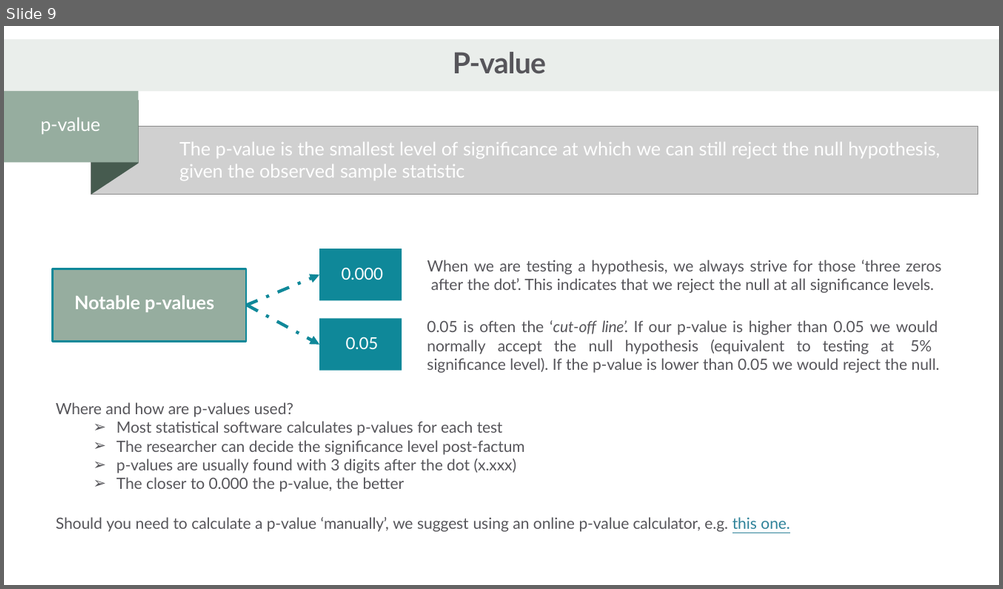
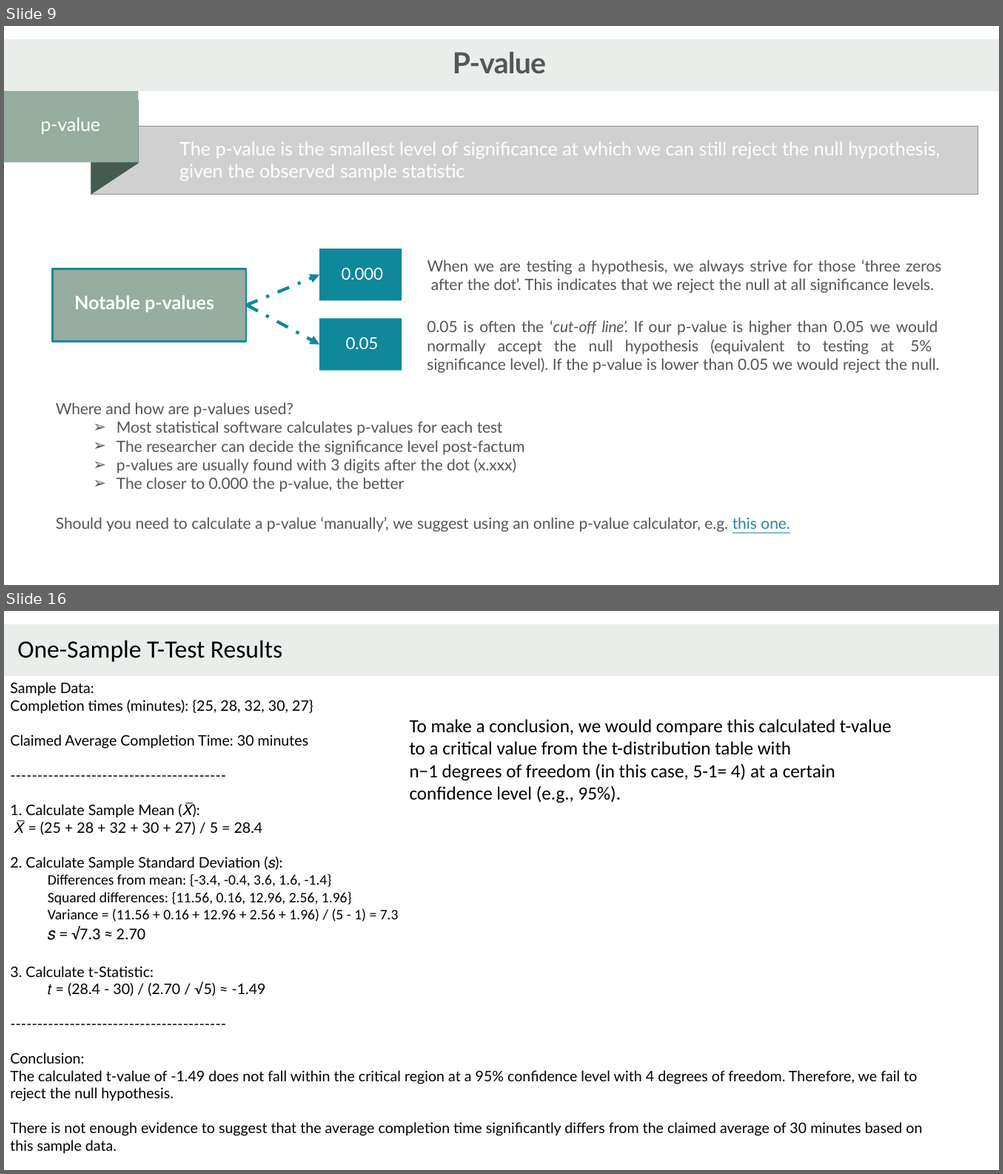
Before and after one commit to Hari-810/ML_DL, a slide deck: EDA/hypothesis_testing.pptx. Shown one above the other, each under a label of ours: slide 9 before the commit, slides 9 and 16 after it; the slides between them are not shown. The pictures are 1003x589 and 1003x1174 pixels, drawn with LibreOffice and Linux fonts; fonts in the diff are those of the drawing; grey boxes stand for pictures. Boxes give left, top, right and bottom in pixels: in the first picture for what was removed or moved away, otherwise in the second. Text is boxed around its words. In the diff, an @@ line names an element or a change of style, - is before the commit and + after.

Commit message:
hypothesis updated

```diff
--- a/EDA/hypothesis_testing.pptx
+++ b/EDA/hypothesis_testing.pptx
@@ slide 16 added at bbox=[4, 611, 999, 1170], background #FFFFFF @@
@@ freeform shape added at bbox=[4, 624, 999, 677], fill #EAEEEB @@
@@ text added at bbox=[17, 640, 282, 662], 24 pt, text #000000 @@
+One-Sample T-Test Results
@@ subtitle added at bbox=[10, 682, 922, 1154], 14 pt, text #000000 @@
+Sample Data:
+Completion times (minutes): {25, 28, 32, 30, 27}
+Claimed Average Completion Time: 30 minutes
+----------------------------------------
+1. Calculate Sample Mean (𝑋̅):
+𝑋̅ = (25 + 28 + 32 + 30 + 27) / 5 = 28.4
+2. Calculate Sample Standard Deviation (𝑠):
+  Differences from mean: {-3.4, -0.4, 3.6, 1.6, -1.4}
+  Squared differences: {11.56, 0.16, 12.96, 2.56, 1.96}
+  Variance = (11.56 + 0.16 + 12.96 + 2.56 + 1.96) / (5 - 1) = 7.3
+  𝑠 = √7.3 ≈ 2.70
+3. Calculate t-Statistic:
+𝑡 = (28.4 - 30) / (2.70 / √5) ≈ -1.49
+----------------------------------------
+Conclusion:
+The calculated t-value of -1.49 does not fall within the critical region at a 95% confidence level with 4 degrees of freedom. Therefore, we fail to reject the null hypothesis.
+There is not enough evidence to suggest that the average completion time significantly differs from the claimed average of 30 minutes based on this sample data.
@@ text added at bbox=[410, 719, 891, 803], 18 pt, text #000000 @@
+To make a conclusion, we would compare this calculated t-value to a critical value from the t-distribution table with
+n−1 degrees of freedom (in this case, 5-1= 4) at a certain confidence level (e.g., 95%).
```
Also in this commit, not shown: 4 slides changed, 5 other slides added, 7 other files.
